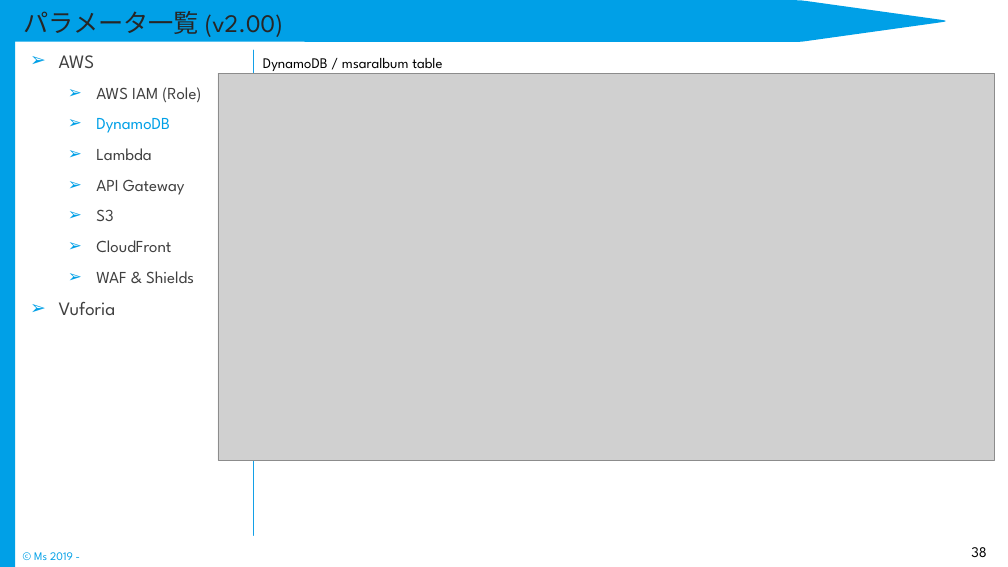
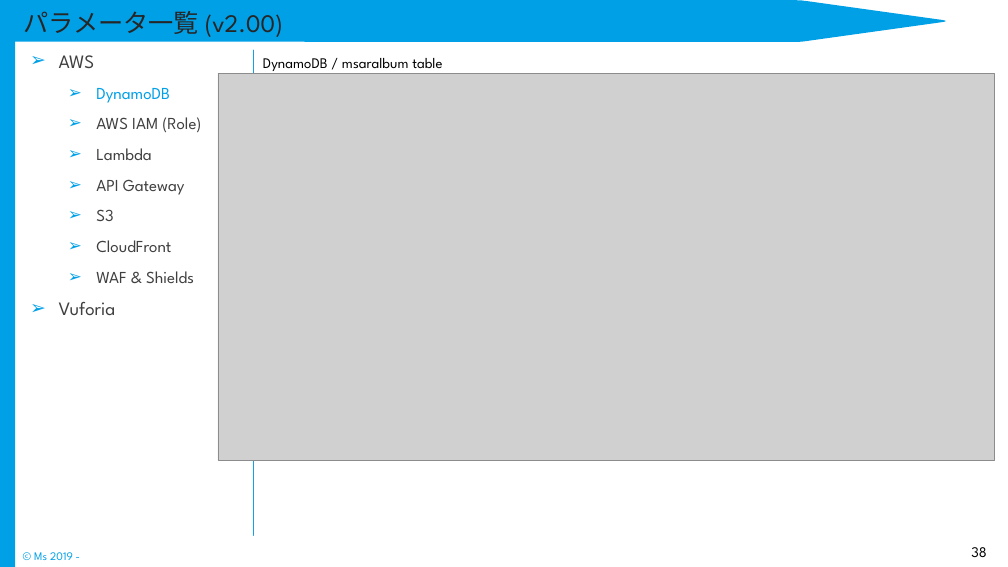
Before and after one commit to Rie-Ishimura/https-github.com-uetomae-msar_Documents_1, a slide deck: slide 38 of 04.環境構築/インフラ/msar_環境構築手順書.pptx. Drawn at 1008x567 pixels with LibreOffice and Linux fonts; fonts in the diff are those of the drawing; grey boxes stand for pictures. Boxes give left, top, right and bottom in pixels: in the first picture for what was removed or moved away, otherwise in the second. Text is boxed around its words. In the diff, an @@ line names an element or a change of style, - is before the commit and + after.

```diff
--- a/04.環境構築/インフラ/msar_環境構築手順書.pptx
+++ b/04.環境構築/インフラ/msar_環境構築手順書.pptx
@@ text at bbox=[96, 88, 170, 103]: paragraph added @@
+  ➢ DynamoDB
@@ text at bbox=[96, 118, 170, 133]: paragraph removed @@
-  ➢ DynamoDB
```
Also in this commit, not shown: 2 other slides changed.
